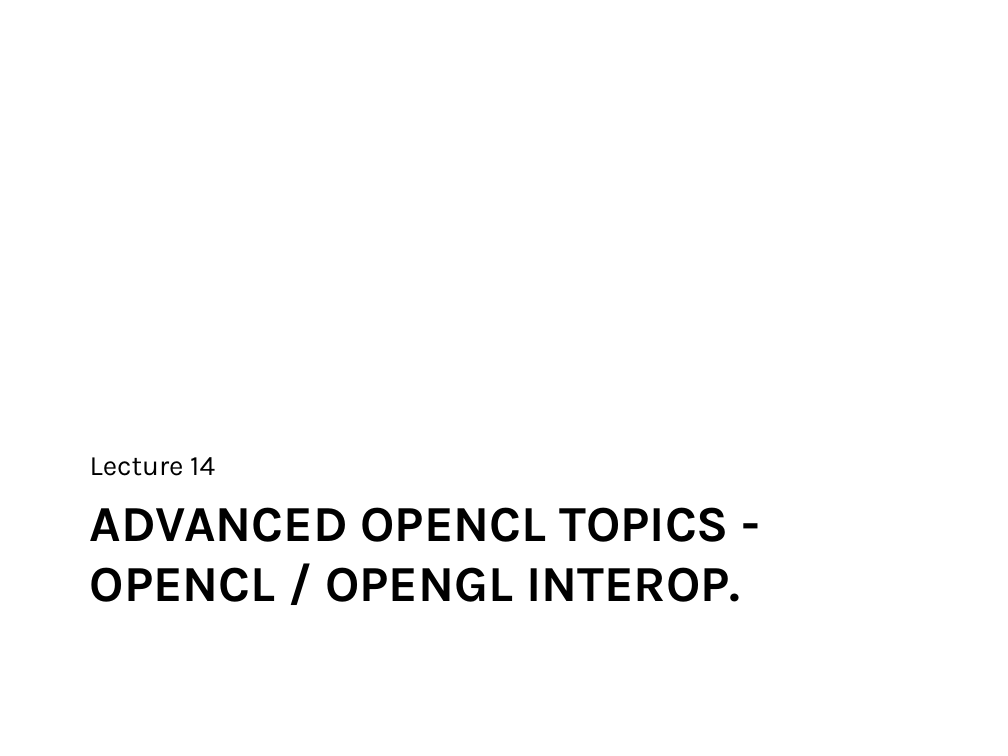
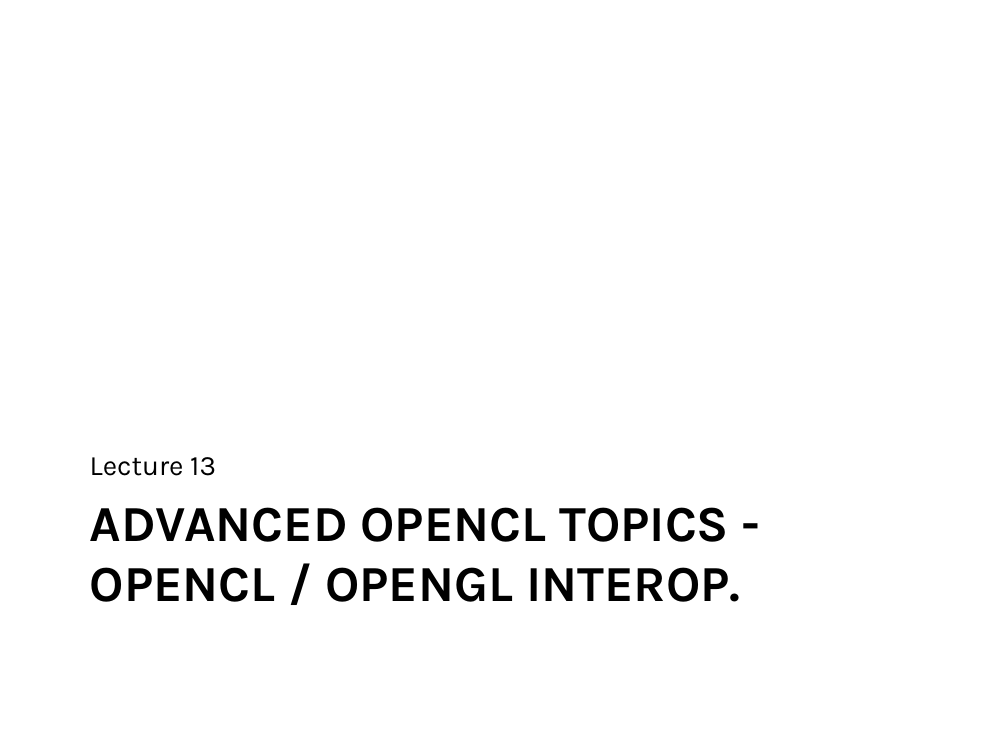
Before and after one commit to UoB-HPC/opencl-training-code, a slide deck: slide 123 of slides/intro_to_OpenCL_Feb_2015_part2.pptx (slide 125 before the commit). Drawn at 1008x756 pixels with LibreOffice and Linux fonts; fonts in the diff are those of the drawing. Boxes give left, top, right and bottom in pixels: in the first picture for what was removed or moved away, otherwise in the second. Text is boxed around its words. In the diff, an @@ line names an element or a change of style, - is before the commit and + after.

```diff
--- a/slides/intro_to_OpenCL_Feb_2015_part2.pptx
+++ b/slides/intro_to_OpenCL_Feb_2015_part2.pptx
@@ text at [90,457,216,476]: text changed @@
-Lecture 14
+Lecture 13
```
Also in this commit, not shown: 9 other slides changed, 2 slides removed, 2 other files.
